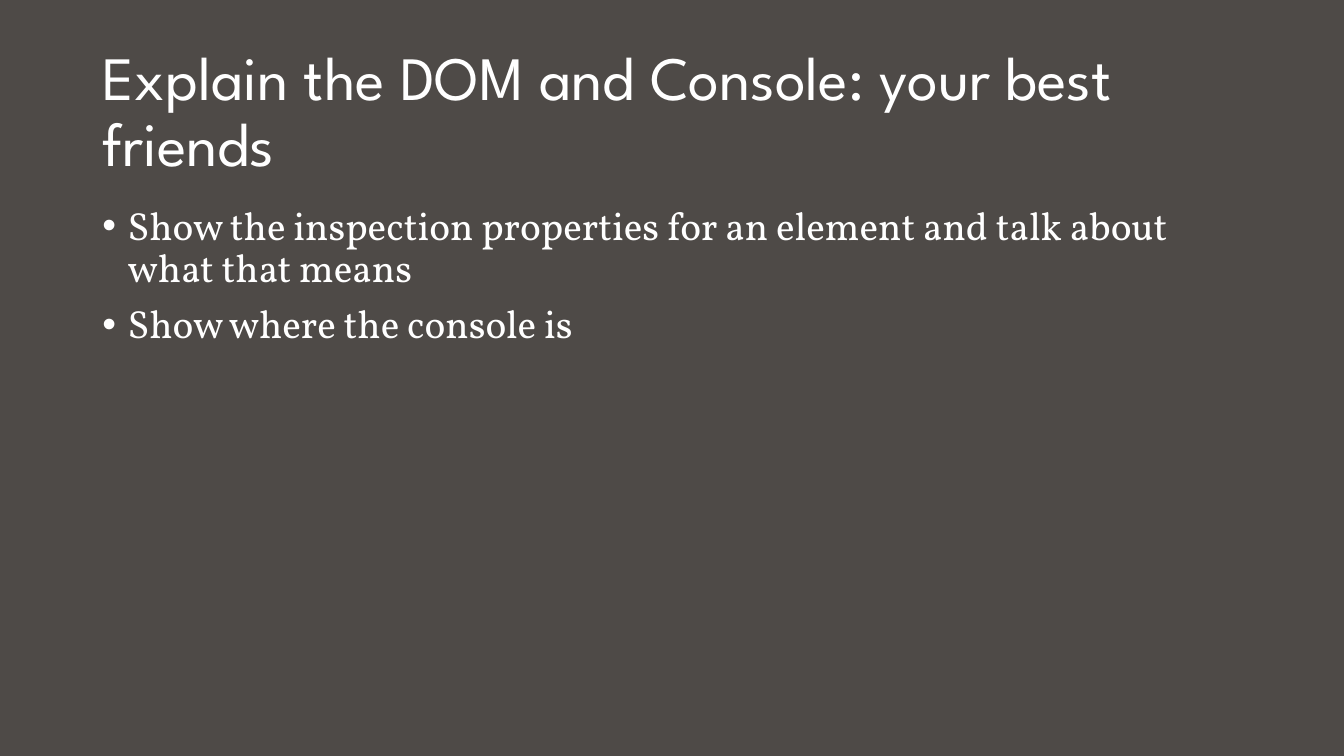
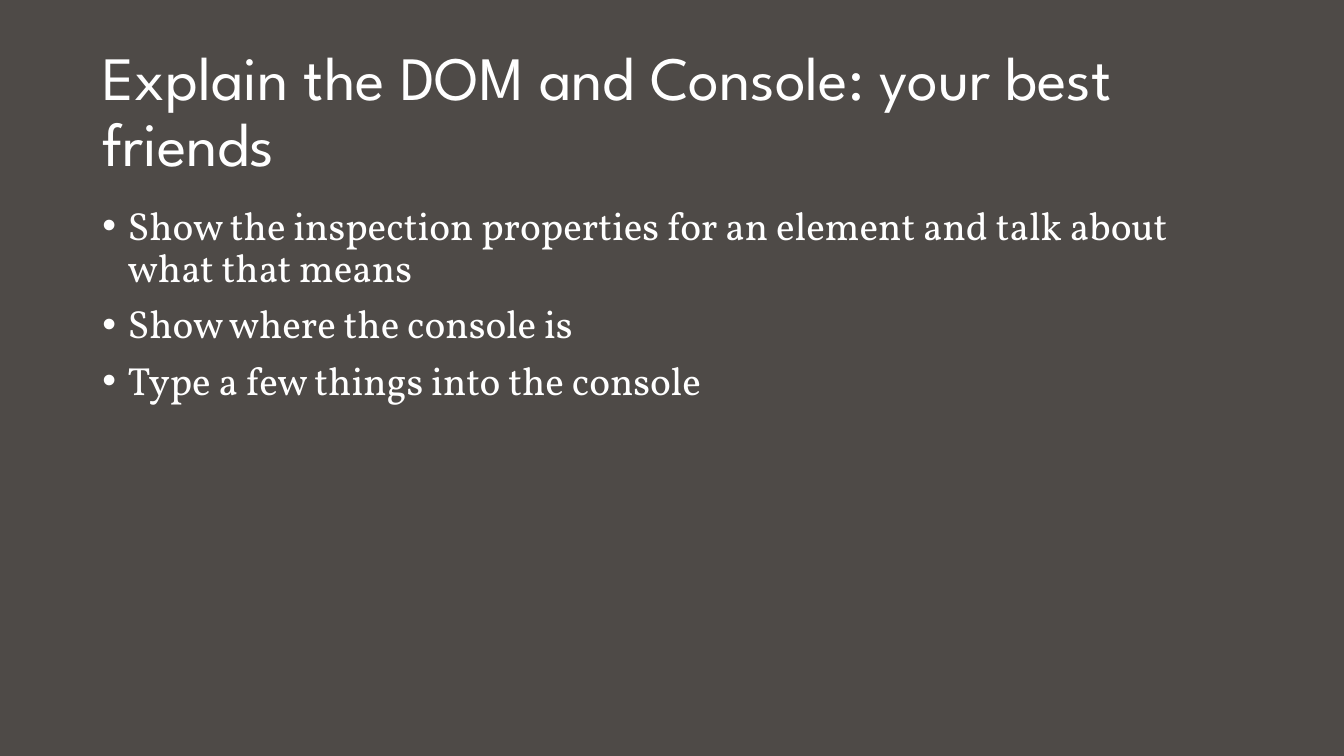
Before and after one commit to ageller/IDEAS_FSS-Vis, a slide deck: slide 14 of IntroToWebTechnology/intro to web.pptx. Drawn at 1344x756 pixels with LibreOffice and Linux fonts; fonts in the diff are those of the drawing. Boxes give left, top, right and bottom in pixels: in the first picture for what was removed or moved away, otherwise in the second. Text is boxed around its words. In the diff, an @@ line names an element or a change of style, - is before the commit and + after.

```diff
--- a/IntroToWebTechnology/intro to web.pptx
+++ b/IntroToWebTechnology/intro to web.pptx
@@ text at [128, 367, 701, 405]: paragraph added @@
+• Type a few things into the console
```
Also in this commit, not shown: 3 other slides changed, 7 slides added, 3 slides removed, 6 other files.
